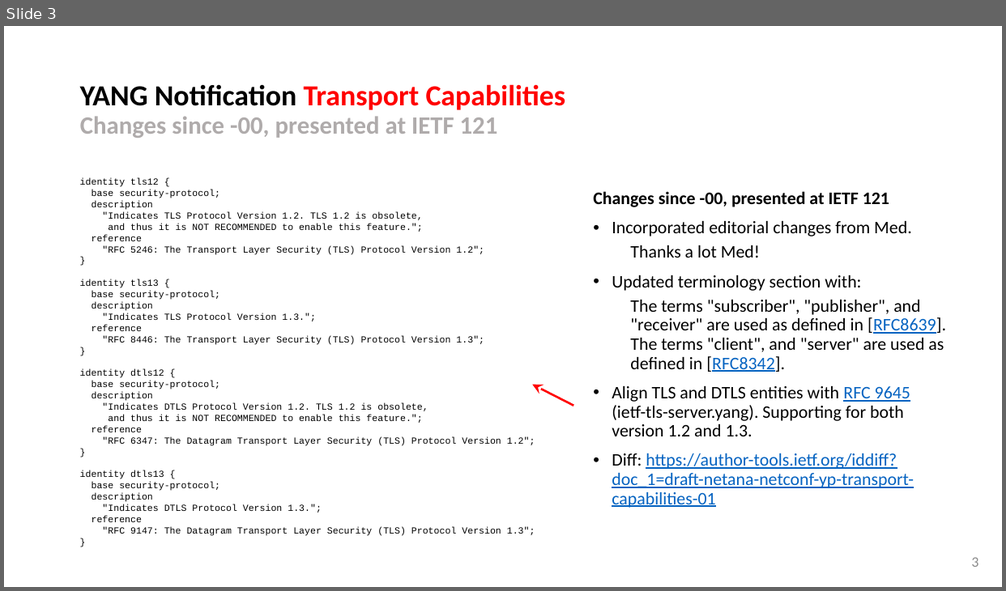
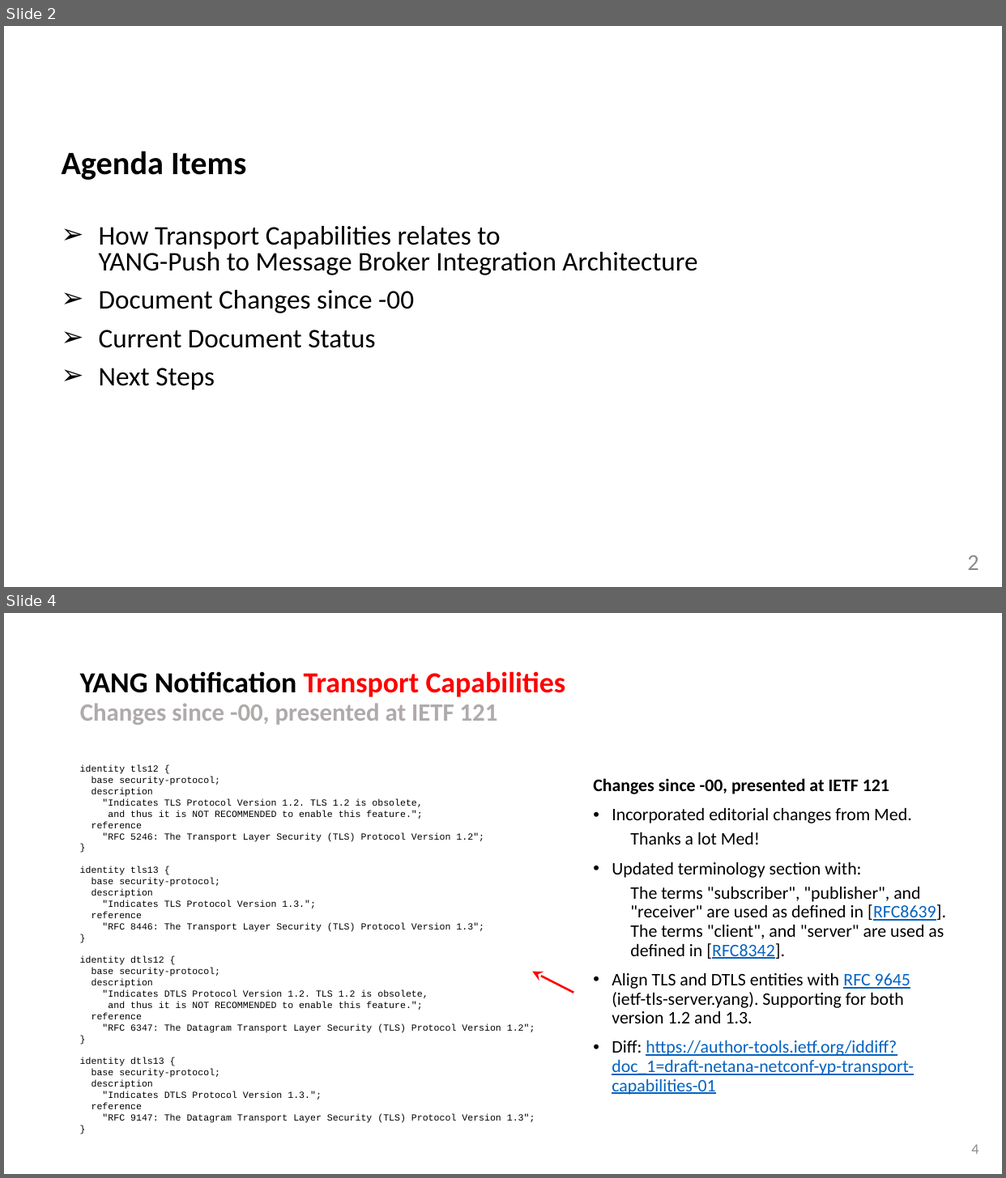
Before and after one commit to network-analytics/ietf-network-analytics-document-status, a slide deck: 122/NETCONF/netconf-nmop-interim-draft-netana-netconf-yp-transport-capabilities-01.pptx. Shown one above the other, each under a label of ours: slide 3 before the commit, slides 2 and 4 after it; the slides between them are not shown. The pictures are 1006x591 and 1006x1178 pixels, drawn with LibreOffice and Linux fonts; fonts in the diff are those of the drawing. Boxes give left, top, right and bottom in pixels: in the first picture for what was removed or moved away, otherwise in the second. Text is boxed around its words. In the diff, an @@ line names an element or a change of style, - is before the commit and + after.

```diff
--- a/122/NETCONF/netconf-nmop-interim-draft-netana-netconf-yp-transport-capabilities-01.pptx
+++ b/122/NETCONF/netconf-nmop-interim-draft-netana-netconf-yp-transport-capabilities-01.pptx
@@ slide 2 added at <box>4,26,1002,587</box>, background #FFFFFF @@
@@ text added at <box>62,151,697,390</box>, 25.9 pt, text #000000 @@
+Agenda Items
+➢ How Transport Capabilities relates to
+  YANG-Push to Message Broker Integration Architecture
+➢ Document Changes since -00
+➢ Current Document Status
+➢ Next Steps
@@ page number added at <box>967,556,978,570</box>, 22 pt, text #8C8C8C @@
+2
@@ what was slide 3 is now slide 4 @@
@@ page number at <box>971,1144,978,1154</box>: text changed @@
-3
+4
```
Also in this commit, not shown: 4 slides changed, 3 other files.
